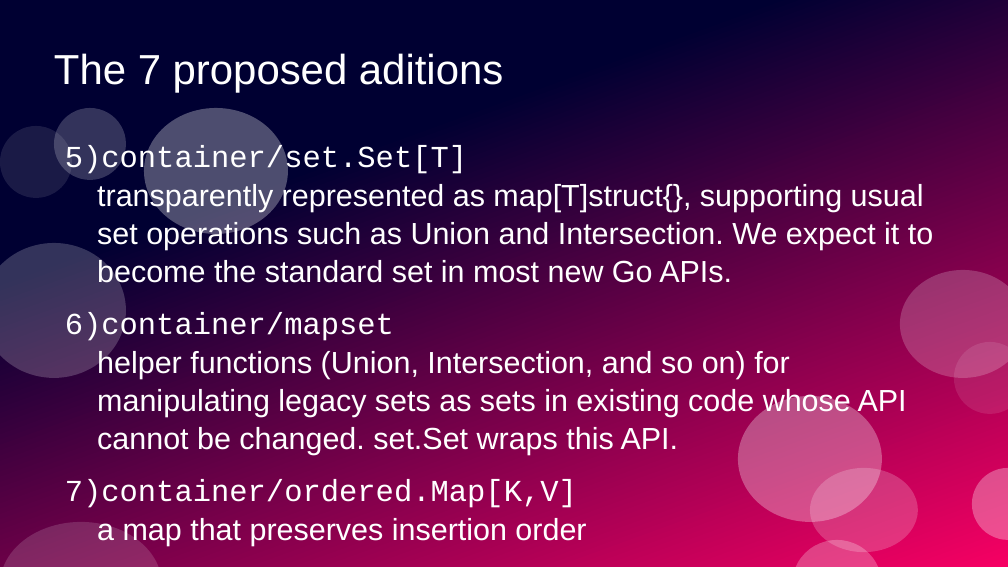
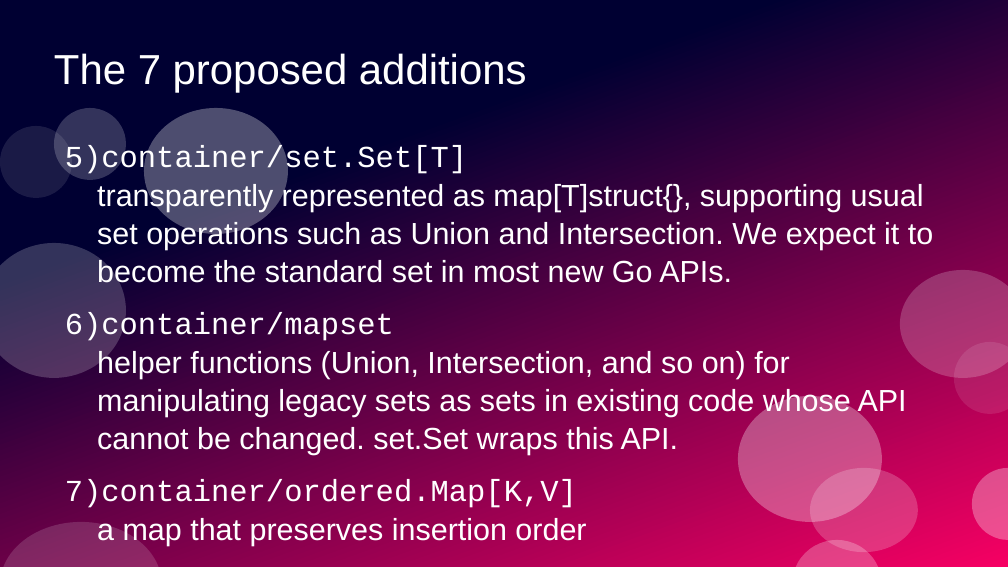
Before and after one commit to ramalho/sets-in-go, a slide deck: slide 41 of sets-in-go.odp (slide 31 before the commit). Drawn at 1008x567 pixels with LibreOffice and Linux fonts; fonts in the diff are those of the drawing. Boxes give left, top, right and bottom in pixels: in the first picture for what was removed or moved away, otherwise in the second. Text is boxed around its words. In the diff, an @@ line names an element or a change of style, - is before the commit and + after.

```diff
--- a/sets-in-go.odp
+++ b/sets-in-go.odp
@@ title at box(54, 53, 527, 93): text changed @@
-The 7 proposed aditions
+The 7 proposed additions
```
Also in this commit, not shown: 8 other slides changed, 12 slides added, 2 slides removed, 2 other files.
